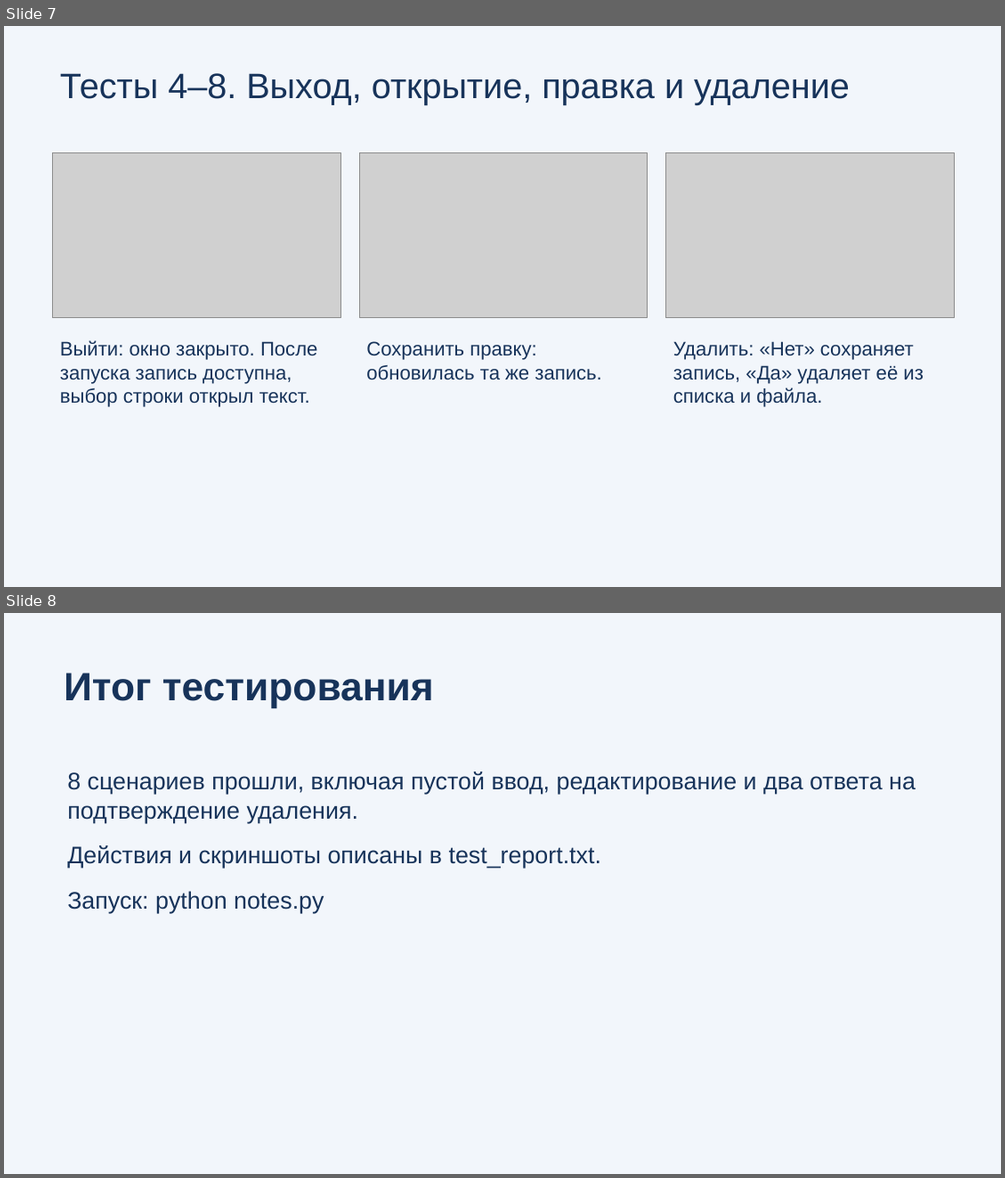
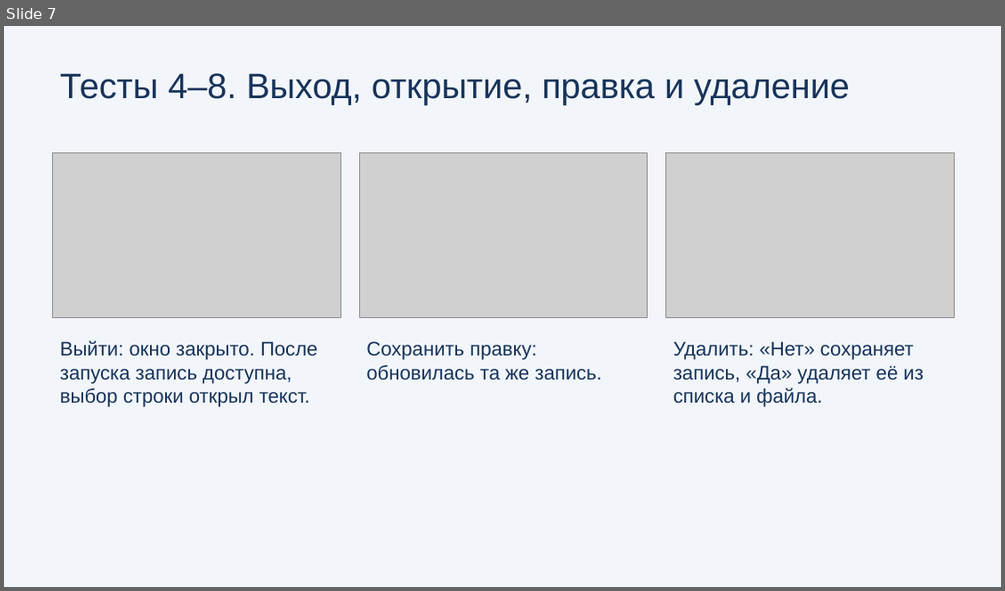
Before and after one commit to ArtikM1106/python-notes-manager, a slide deck: presentation.pptx. Shown one above the other, each under a label of ours: slides 7 and 8 before the commit, slide 7 after it. The pictures are 1005x1178 and 1005x591 pixels, drawn with LibreOffice and Linux fonts; fonts in the diff are those of the drawing; grey boxes stand for pictures. Boxes give left, top, right and bottom in pixels: in the first picture for what was removed or moved away, otherwise in the second. Text is boxed around its words. In the diff, an @@ line names an element or a change of style, - is before the commit and + after.

```diff
--- a/presentation.pptx
+++ b/presentation.pptx
@@ slide 8 removed at <box>4,613,1001,1174</box>, background #F2F6FB @@
@@ text removed at <box>64,673,434,708</box> @@
-Итог тестирования
@@ text removed at <box>67,771,915,913</box> @@
-8 сценариев прошли, включая пустой ввод, редактирование и два ответа на подтверждение удаления.
-Действия и скриншоты описаны в test_report.txt.
-Запуск: python notes.py
```
Also in this commit, not shown: 4 slides added, 2 other files.
